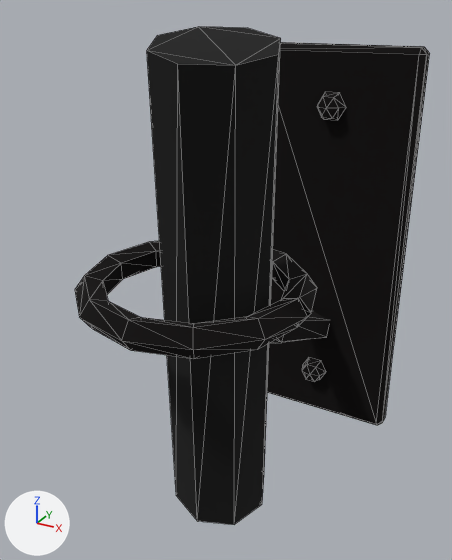
One commit to the glTF model godot/assets/props/modelle/wandfackel_kaputt.glb: the scene before it, then after it.
Both versions are drawn from a 50 mm camera at (0.114, -0.334, 0.128) aimed at (-0.009, -0.111, 0.017). The lights are fixed; the arrows at lower left show +X, +Y and +Z. The first picture is the older version. Mesh edges are drawn as thin lines. Vertices at exactly the same position are counted once.

Names of what the first picture shows: 'wandfackel_kaputt'.
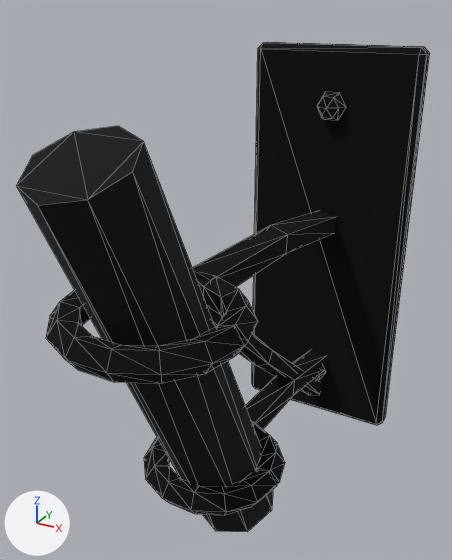
Where the change shows, as pixel boxes (x1, y1, x2, y2) in the pictures (452 x 560 px; the box of a moved part takes in the faces that stretch with it):
'wandfackel_kaputt', reshaped (17% wider)
    before: (75, 26, 430, 525)
    after: (16, 42, 430, 532)
part 1 of me_wandfackel_kaputt, rebuilt (91% wider, 19% shorter)
    before: (147, 26, 281, 525)
    after: (16, 126, 273, 532)
part 2 of me_wandfackel_kaputt, added (black)
    after: (144, 422, 285, 515)
part 3 of me_wandfackel_kaputt, added (black)
    after: (193, 210, 335, 287)
part 4 of me_wandfackel_kaputt, added (black)
    after: (245, 350, 325, 429)
part 5 of me_wandfackel_kaputt, added (black)
    after: (207, 306, 321, 395)
part 6 of me_wandfackel_kaputt, moved or reshaped
    before: (84, 241, 329, 349)
    after: (46, 276, 258, 359)

The edits, one by one:
me_wandfackel_kaputt is used by ob_wandfackel_kaputt; location (0.0, 0.0, 0.0).
me_wandfackel_kaputt had 148 vertices, 272 faces and spanned x -0.046..0.046, y -0.196..0.0, z -0.11..0.122.
me_wandfackel_kaputt now has 263 vertices, 490 faces and spans x -0.045..0.045, y -0.223..0.0, z -0.11..0.11.
me_wandfackel_kaputt part 1: the loose piece of 16 vertices spanning x -0.023..0.04, y -0.189..-0.108, z -0.085..0.122 is rebuilt with 16 vertices and now spans x -0.019..0.023, y -0.223..-0.104, z -0.1..0.097.
me_wandfackel_kaputt part 2: a new loose piece of 75 vertices spanning x -0.032..0.032, y -0.169..-0.107, z -0.066..-0.054, in mat_eisen (black #1b1818).
me_wandfackel_kaputt part 3: a new loose piece of 15 vertices spanning x -0.008..0.006, y -0.151..-0.009, z 0.007..0.038, in mat_eisen (black #1b1818).
me_wandfackel_kaputt part 4: a new loose piece of 15 vertices spanning x -0.008..0.006, y -0.115..-0.008, z -0.082..-0.052, in mat_eisen (black #1b1818).
me_wandfackel_kaputt part 5: a new loose piece of 15 vertices spanning x -0.006..0.005, y -0.154..-0.006, z -0.099..0.028, in mat_eisen (black #1b1818).
Part 6, on me_wandfackel_kaputt:
24 vertices are removed from x -0.04..0.046, y -0.152..-0.009, z -0.058..0.036.
72 faces are deleted.
56 vertices move from x -0.046..0.046, y -0.196..-0.108, z 0.013..0.036 to x -0.029..0.036, y -0.214..-0.143, z 0.024..0.036.
19 vertices are added at x -0.036..0.036, y -0.194..-0.163, z 0.024..0.036.
66 new faces join them, mat_eisen (black #1b1818).
